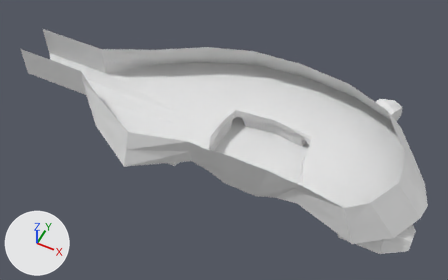
A saved change to the Blender file level/room-one/room-one-base.blend.
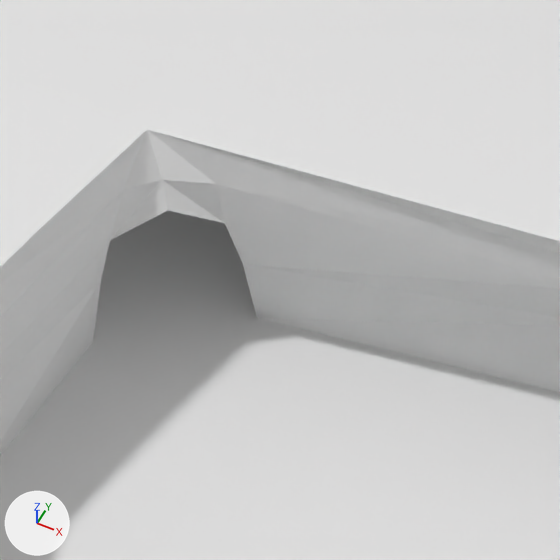
The first picture shows the older version from a camera (50 mm lens) standing at (166.0, -409.0, 495.0) and looking at (-41.0, 4.0, -21.0). The close-ups show both versions on the part from 50% to 60% of the width and 35% to 52% of the height of that picture; other places that the commit changed are outside them. The lights are fixed; the arrows at lower left show +X, +Y and +Z.

Before the edit, the objects in view are built like this:
```python
me_cube = bpy.data.meshes.new('Cube')
me_cube.from_pydata(...)  # 331 vertices, 321 faces, 1 loose edge; spans x -5.0..3.0, y -2.0..1.0, z -1361.0..1638.0
me_cube.materials.append(mat_material)  # its picture is missing
ob_cube = bpy.data.objects.new('Cube', me_cube)
ob_cube.location = (0.0, 0.0, 0.0)
ob_cube.scale = (54.7, -65.3, 0.0203)
```
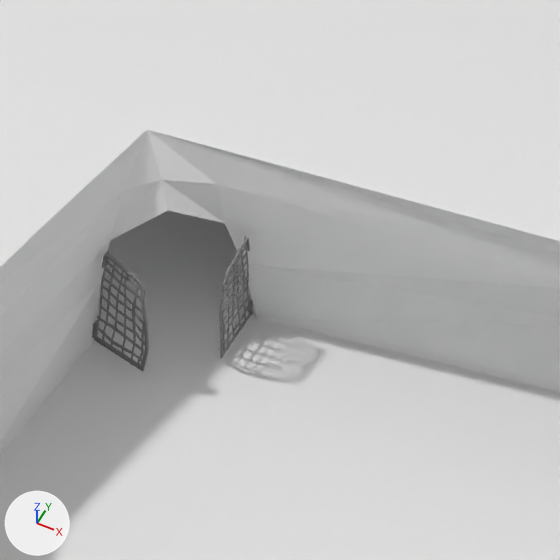
Changed parts and their boxes [x1, y1, x2, y2] in the close-ups (560 x 560 px):
```json
{"object": "Door 1.001", "change": "added", "after": [92, 251, 149, 372]}
{"object": "Door 1.002", "change": "added", "after": [219, 236, 253, 358]}
```

Scene script edits in JSON lines:
```json
{"op": "add", "block": "mat_material_002", "code": ["mat_material_002 = diffuse_material('Material.002')", "mat_material_002.base_color = (0.253, 0.253, 0.253)  # grey #8a8a8a"]}
{"op": "add", "block": "me_cylinder_002", "code": ["me_cylinder_002 = bpy.data.meshes.new('Cylinder.002')", "me_cylinder_002.from_pydata(...)  # 752 vertices, 688 faces, 5 loose edges; spans x 2.1..27.0, y -3.6..39.1, z -5.9..15.6", "me_cylinder_002.materials.append(mat_material_002)  # grey #8a8a8a"]}
{"op": "add", "block": "ob_door_1_001", "code": ["ob_door_1_001 = bpy.data.objects.new('Door 1.001', me_cylinder_002)", "ob_door_1_001.location = (-41.7, 25.0, -17.5)", "ob_door_1_001.rotation_euler = (0.0, 0.0, -1.318)  # degrees (0, 0, -76)", "ob_door_1_001.scale = (0.183, 0.146, 0.614)"]}
{"op": "add", "block": "ob_door_1_002", "code": ["ob_door_1_002 = bpy.data.objects.new('Door 1.002', me_cylinder_002.copy())", "ob_door_1_002.location = (-29.1, 33.3, -17.5)", "ob_door_1_002.rotation_euler = (-0.06, 0.0, 3.527)  # degrees (-3.4, 0, 202)", "ob_door_1_002.scale = (0.119, 0.16, 0.614)"]}
```
